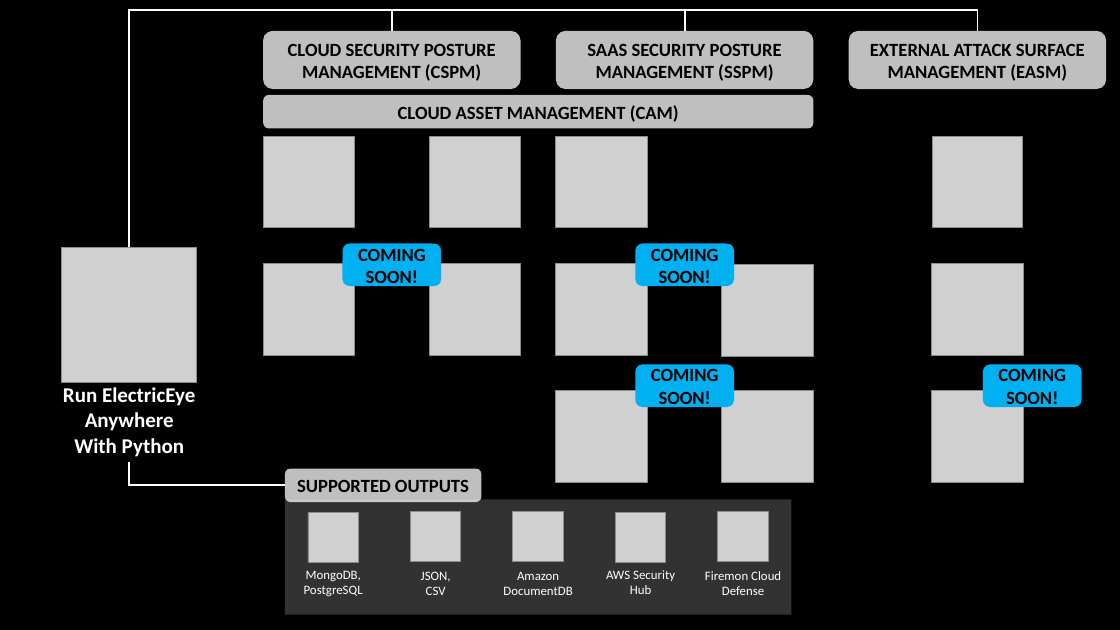
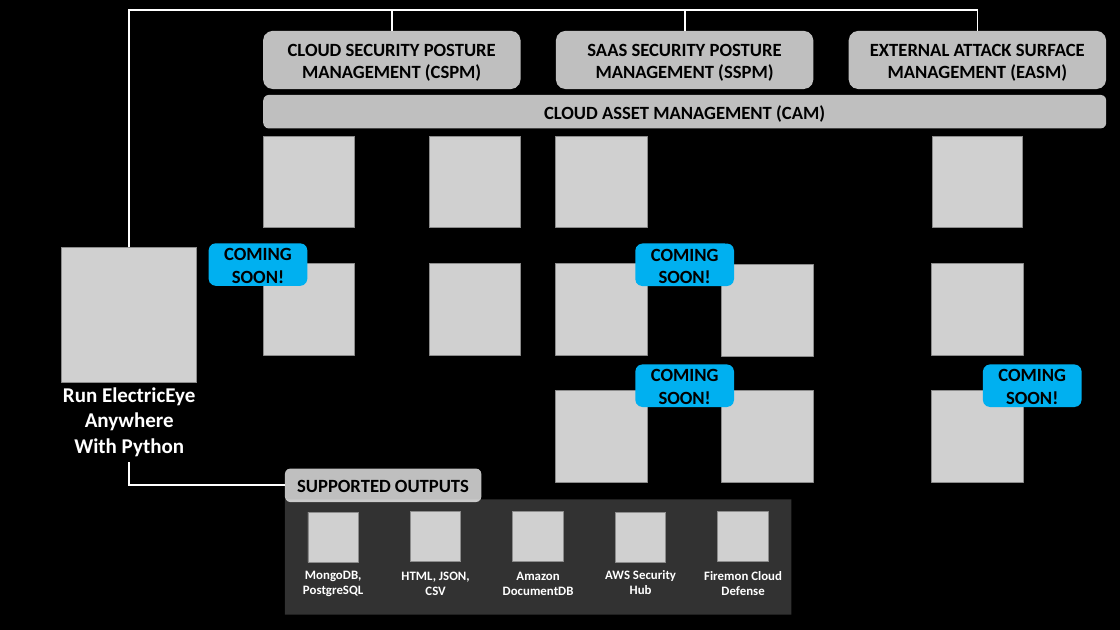
Before and after one commit to jonrau1/ElectricEye, a slide deck: slide 2 of screenshots/extras/ElectricEye.pptx. Drawn at 1120x630 pixels with LibreOffice and Linux fonts; fonts in the diff are those of the drawing; grey boxes stand for pictures. Boxes give left, top, right and bottom in pixels: in the first picture for what was removed or moved away, otherwise in the second. Text is boxed around its words. In the diff, an @@ line names an element or a change of style, - is before the commit and + after.

```diff
--- a/screenshots/extras/ElectricEye.pptx
+++ b/screenshots/extras/ElectricEye.pptx
@@ rounded rectangle "CLOUD ASSET MANAGEMENT (CAM)": place and size @@
-rounded rectangle "CLOUD ASSET MANAGEMENT (CAM)" at box(263, 95, 813, 129)
+rounded rectangle "CLOUD ASSET MANAGEMENT (CAM)" at box(263, 95, 1107, 129)
@@ rounded rectangle "COMING SOON!": place and size @@
-rounded rectangle "COMING SOON!" at box(343, 244, 442, 287)
+rounded rectangle "COMING SOON!" at box(208, 244, 308, 287)
@@ bold on in 4 elements at box(605, 570, 676, 594), box(503, 571, 574, 595), box(303, 570, 363, 596), box(704, 571, 782, 595) @@
@@ text at box(401, 571, 470, 582): text changed; bold on @@
-JSON,
+HTML, JSON,
@@ text at box(425, 586, 445, 595): bold on in "CSV" @@
```
Also in this commit, not shown: 5 other files.
